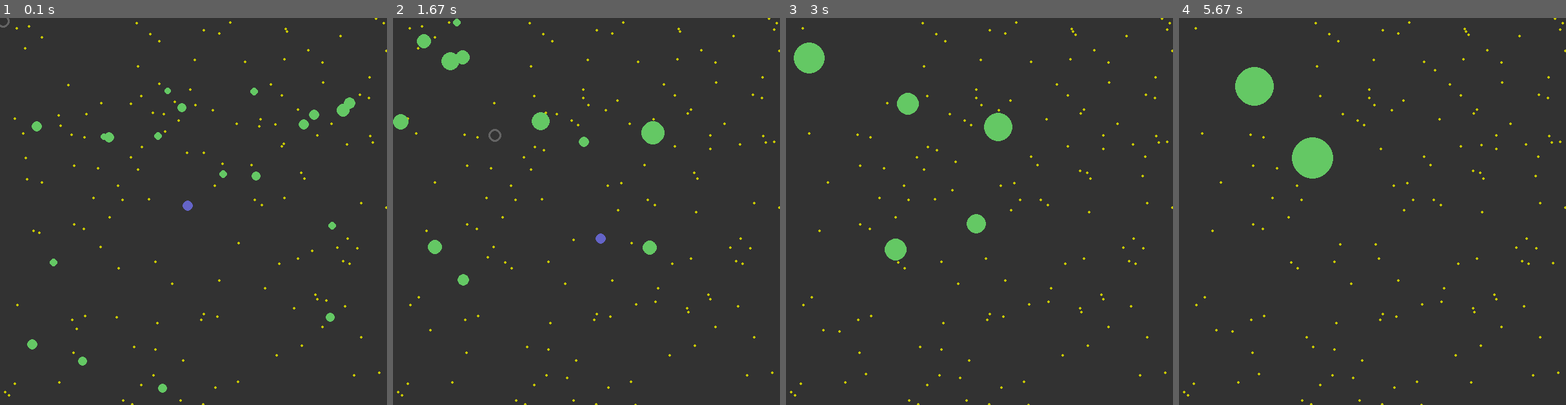
Above: before the commit, frames 1-4 (left to right).
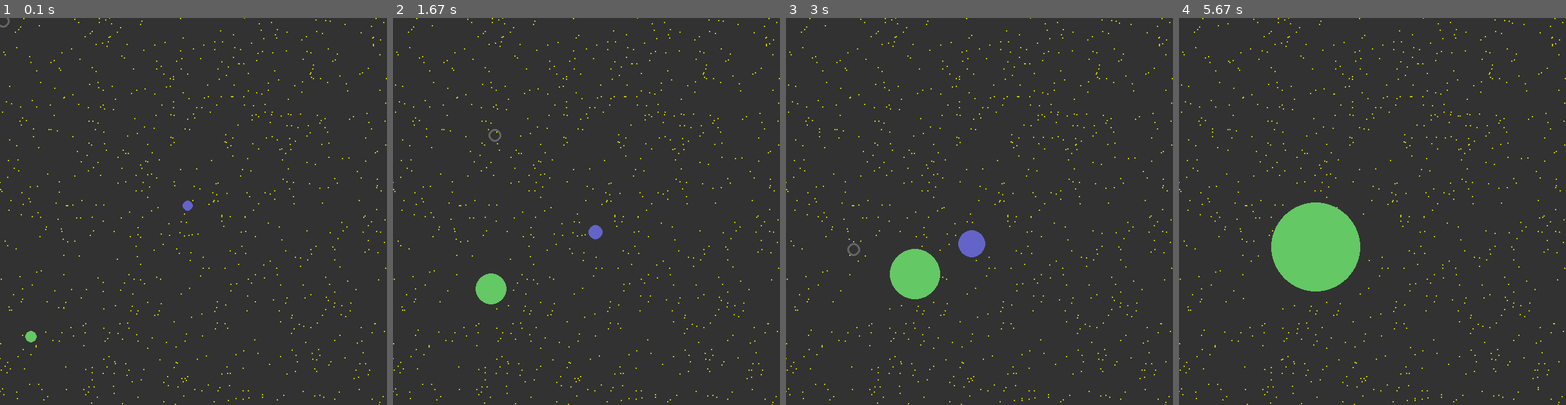
Above: after the commit, the same moments.

Repository: GuilhermeSilvaCarpi/pyGame-ensaios
Game: pygame game, started from 4 agar.io/main.py
Same seed, same stepped clock (60 frames per second), same inputs: the game is played once before the commit and once after it.
Inputs (mouse positions are in pixels of both pictures, inside the frame that each line leads up to):
- Up to frame 1 (0.1 s): no input
- Up to frame 2 (1.67 s): click (586, 211) at 0.38 s; click (625, 296) at 0.72 s; click (725, 346) at 1.05 s; click (493, 134) at 1.38 s
- Up to frame 3 (3 s): click (979, 257) at 1.72 s; click (925, 130) at 2.05 s; click (1114, 312) at 2.38 s; click (855, 250) at 2.72 s
- Up to frame 4 (5.67 s): click (1260, 137) at 3.05 s; click (1279, 281) at 3.38 s; click (1511, 300) at 3.72 s; click (1256, 354) at 4.05 s

The runs differ from the first frame. In frame 1, 2.2% of the frame differs, in the area x 0-100%, y 0-100%; in frame 2, 3.2%; in frame 3, 4.6%; in frame 4, 7.1%.

Commit message:
Triângulos e agar.io

Diff:
--- a/4 agar.io/bolha.py
+++ b/4 agar.io/bolha.py
@@ -49,7 +49,7 @@
         # self.__init__(rect, self.janela)
 
     def comerFruta(self, frutas: list):
-        frutose = 2
+        frutose = 1.5
 
         for fruta in frutas:
             if dist([self.x, self.y], [fruta.x, fruta.y]) < self.raio:
@@ -76,6 +76,11 @@
         self.absorção(bolhas)
         self.movimento()
         self.comerFruta(frutas)
+        # limitação tamanho
+        if self.raio > self.janela.w / 2:
+            self.raio = self.janela.w / 2
+        if self.raio > self.janela.h / 2:
+            self.raio = self.janela / 2
         # limitação conforme arena
         if self.x - self.raio < 0:
             self.x = self.raio
--- a/4 agar.io/fruta.py
+++ b/4 agar.io/fruta.py
@@ -1,22 +1,33 @@
 from pygame import Rect
 from bolha import Bolha
-
+from random import randint
+from math import dist
 
 class Fruta(Bolha):
     bolhas: list
 
     def __init__(self, janela: Rect, bolhas: list):
+        # iniciando parâmetros
         super().__init__(janela, bolhas)
         self.angulo = [0, 0]
         self.cor = [200, 200, 0]
-        self.raio = 2
+        self.raio = 1.5
         self.bolhas = bolhas
+        self.janela = janela
+
+        # definindo posição
+        arranjandolugar = True
+        while arranjandolugar:
+            self.x = randint(0, janela.w)
+            self.y = randint(0, janela.h)
+            for bolha in bolhas:
+                if dist([self.x, self.y], [bolha.x, bolha.y]) < bolha.raio:
+                    break
+            else:
+                arranjandolugar = False
 
     def update(self):
         pass
 
-    def render(self, display):
-        super().render(display)
-
     def altodestruição(self):
         self.__init__(self.janela, self.bolhas)
--- a/4 agar.io/main.py
+++ b/4 agar.io/main.py
@@ -14,11 +14,11 @@
 
 # Objetos
 blobs = [Jogador(retanguloJanela, [300, 300])]
-for i in range(20):
+for i in range(1): #20
     blobs.append(Ia(retanguloJanela, blobs))
 
 frutas = []
-for i in range(140):
+for i in range(800): #300
     frutas.append(Fruta(retanguloJanela, blobs))
 
 # loop
--- /dev/null
+++ b/5 Triangles/main.py
@@ -0,0 +1,88 @@
+import pygame
+from triangle import Triangle
+"""from math import sin, radians, degrees, dist
+from mpmath import csc"""
+
+# Initializing pygame
+pygame.init()
+display = pygame.display.set_mode([600, 600])
+pygame.display.set_caption('testing triangles')
+clock = pygame.time.Clock()
+gameLoop = True
+
+# Initializing objects
+tri = Triangle([[100, 100], [400, 200], [300, 500]])
+tri.color = [100, 200, 200]
+
+miniTris = []
+for point in tri.points:
+    miniTris.append(Triangle([tri.pos, point, [tri.pos[0], point[1]]]))
+
+for miniTri in miniTris:
+    miniTri.color = [0, 100, 200]
+
+point = [300, 200]
+up: False
+left: False
+right: False
+down: False
+
+
+# Game loop
+def update():
+    tri.update()
+    # Move point
+    if up:
+        point[1] -= 1
+    if right:
+        point[0] += 1
+    if left:
+        point[0] -= 1
+    if down:
+        point[1] += 1
+
+
+def render():
+    display.fill((50, 50, 50))  # Background
+
+    for miniTri in miniTris:
+        miniTri.render(display)
+    tri.render(display)
+    if tri.pointInside(point):
+        pygame.draw.circle(display, [100, 200, 100], point, 20, 2)
+    else:
+        pygame.draw.circle(display, [200, 100, 100], point, 20, 2)
+    pygame.draw.circle(display, [190, 190, 190], point, 2)
+
+    pygame.display.update()  # Display update
+
+
+while gameLoop:
+    # Inputs
+    for ev in pygame.event.get():
+        if ev.type == pygame.QUIT:
+            gameLoop = False
+            break
+
+        pressed_keys = pygame.key.get_pressed()
+
+        if pressed_keys[pygame.K_UP]:
+            up = True
+        else:
+            up = False
+        if pressed_keys[pygame.K_RIGHT]:
+            right = True
+        else:
+            right = False
+        if pressed_keys[pygame.K_LEFT]:
+            left = True
+        else:
+            left = False
+        if pressed_keys[pygame.K_DOWN]:
+            down = True
+        else:
+            down = False
+    # Loop methods
+    clock.tick(60)
+    update()
+    render()
--- /dev/null
+++ b/5 Triangles/triangle.py
@@ -0,0 +1,96 @@
+import pygame
+from math import dist, sqrt
+
+
+class Triangle:
+    # Variables
+    points: list
+    lines: list
+    area: float
+    pos: [float, float]
+
+    # Other methods
+    def getVariables(self):
+        print('\033[035m-' * 50)
+        print('''{cian}Position: {yellow}{}
+        {cian}Points: {yellow}{}
+        {cian}Lines: {yellow}{}
+        {cian}Area: {yellow}{}\033[m'''.format(self.pos, self.points, self.lines, self.area,
+                                               yellow='\033[033m', cian='\033[36m'))
+
+    def pointInside(self, point: [float, float]):
+        subTri = []
+        for index in range(len(self.points)):
+            subTri.append(Triangle([
+                point,
+                self.points[index],
+                self.points[index - 1]]))
+
+        subAreas = subTri[0].area + subTri[1].area + subTri[2].area
+        marginOfError = 1
+        if subAreas <= self.area + marginOfError:
+            return True
+        else:
+            return False
+
+    # Initializing
+    def __init__(self, points: list):
+        # Points
+        self.points = points
+
+        # Cor
+        self.color = [200, 200, 200]
+
+        # MediumPoint
+        mediumPoint = [0, 0]
+        for point in points:
+            mediumPoint[0] += point[0]
+            mediumPoint[1] += point[1]
+        else:
+            mediumPoint[0] /= len(points)
+            mediumPoint[1] /= len(points)
+        self.pos = mediumPoint
+
+        # Relative points
+        self.relativePoints = []
+        for index in range(len(points)):
+            self.relativePoints.append([self.points[index][0] - self.pos[0],
+                                        self.points[index][1] - self.pos[1]])
+
+        # Lines
+        self.lines = []
+        for index in range(len(points)):
+            self.lines.append(dist(points[index - 1], points[index]))
+        else:
+            self.lines.append(self.lines[0])
+            self.lines.pop(0)
+
+        # Perimeter
+        perimeter = 0
+        for line in self.lines:
+            perimeter += line
+
+        # Area. Using Heron´s formula
+        # S = √(p*(p-a)*(p-b)*(p-c))
+        self.area = 1
+        p = perimeter / 2  # Semi perimeter
+
+        for line in self.lines:
+            self.area *= (p - line)
+        self.area = sqrt(p * self.area)
+
+    # Loop
+    def update(self):
+        for index in range(len(self.points)):
+            self.points[index][0] = self.pos[0] + self.relativePoints[index][0]
+            self.points[index][1] = self.pos[1] + self.relativePoints[index][1]
+
+    def render(self, display: pygame.Surface):
+        """for point in self.points:  # Distance from medium point to each point
+            pygame.draw.circle(display, [60, 60, 60], self.pos, dist(self.pos, point), 2)"""
+
+        pygame.draw.polygon(display, self.color, self.points, 2)  # Triangle
+        pygame.draw.circle(display, [220, 220, 220], self.pos, 2)  # Medium point
+
+        '''for point in self.points:
+            pygame.draw.circle(display, [200, 200, 200], point, 10, 2)'''
